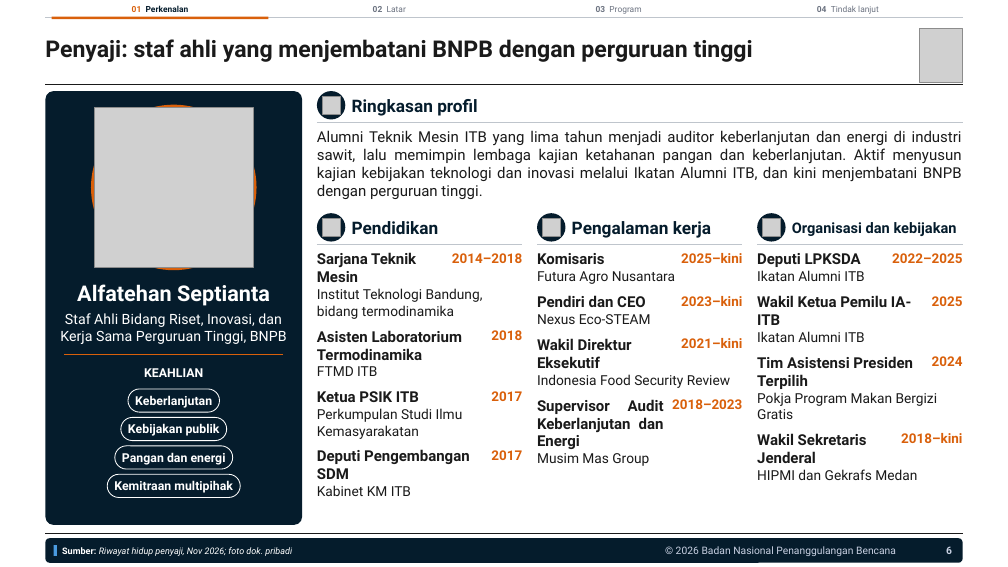
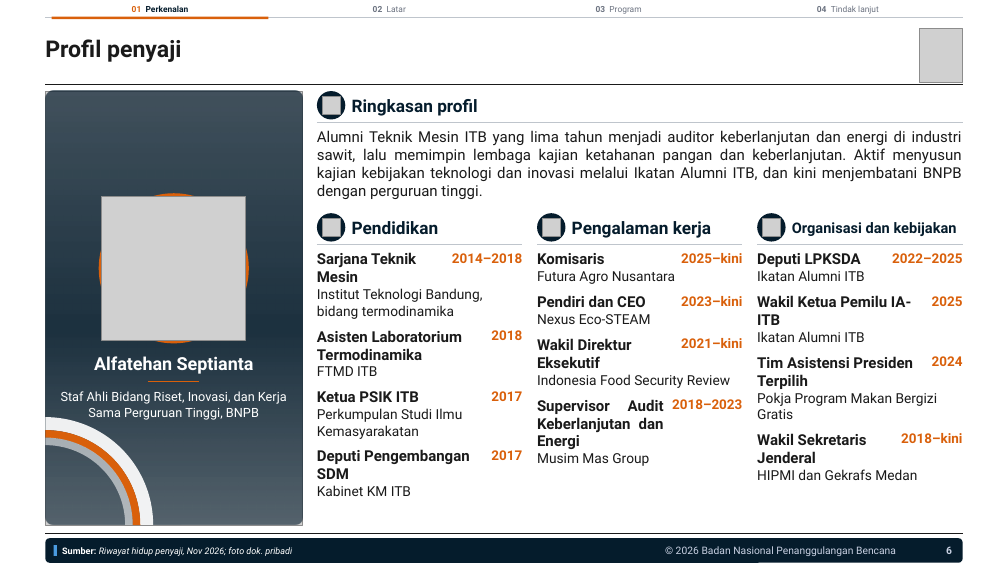
Before and after one commit to terasurbannetwork/poskokarhutla, a slide deck: slide 6 of data/kegiatan-bnpb/kunjungan-kampus/UMY/Paparan Kerja Sama BNPB dengan UMY 041126.pptx. Drawn at 1008x567 pixels with LibreOffice and Linux fonts; fonts in the diff are those of the drawing; grey boxes stand for pictures. Boxes give left, top, right and bottom in pixels: in the first picture for what was removed or moved away, otherwise in the second. Text is boxed around its words. In the diff, an @@ line names an element or a change of style, - is before the commit and + after.

```diff
--- a/data/kegiatan-bnpb/kunjungan-kampus/UMY/Paparan Kerja Sama BNPB dengan UMY 041126.pptx
+++ b/data/kegiatan-bnpb/kunjungan-kampus/UMY/Paparan Kerja Sama BNPB dengan UMY 041126.pptx
@@ text at (45, 39, 181, 62): text changed @@
-Penyaji: staf ahli yang menjembatani BNPB dengan perguruan tinggi
+Profil penyaji
@@ picture added at (45, 91, 302, 525) @@
@@ rounded rectangle added at (45, 91, 302, 525), fill gradient #051C2C @@
@@ ellipse: place and size @@
-ellipse at (91, 104, 256, 270)
+ellipse at (99, 194, 250, 344)
@@ picture: place and size @@
-picture at (95, 108, 254, 268)
+picture at (102, 197, 246, 340)
@@ text "Alfatehan Septianta": place and size @@
-text "Alfatehan Septianta" at (77, 284, 270, 306)
+text "Alfatehan Septianta" at (94, 356, 254, 374)
@@ text "Alfatehan Septianta" at (94, 356, 254, 374): size 20.7 to 17.1 pt @@
@@ line removed from (64, 355) to (284, 355) @@
@@ text "Staf Ahli Bidang Riset, Inovasi, ...": place and size @@
-text "Staf Ahli Bidang Riset, Inovasi, ..." at (60, 313, 287, 344)
+text "Staf Ahli Bidang Riset, Inovasi, ..." at (61, 391, 287, 420)
@@ text "Staf Ahli Bidang Riset, Inovasi, ..." at (61, 391, 287, 420): size 13.5 to 12.1 pt @@
@@ rounded rectangle removed at (128, 389, 219, 413) @@
@@ text removed at (144, 368, 203, 377) @@
-KEAHLIAN
@@ line added from (148, 382) to (200, 382), #D9600B 1.4 pt @@
@@ freeform shape added at (45, 417, 154, 526), fill #FFFFFF at 92% opacity @@
@@ rounded rectangle removed at (121, 417, 227, 441) @@
@@ text removed at (135, 395, 212, 408) @@
-Keberlanjutan
@@ freeform shape added at (45, 430, 141, 526), fill #D9600B @@
@@ freeform shape added at (45, 438, 133, 526), fill #FFFFFF at 55% opacity @@
@@ rounded rectangle removed at (115, 446, 233, 470) @@
@@ text removed at (128, 423, 220, 436) @@
-Kebijakan publik
@@ rounded rectangle removed at (107, 474, 240, 498) @@
@@ text removed at (122, 452, 226, 465) @@
-Pangan dan energi
@@ text removed at (114, 480, 233, 493) @@
-Kemitraan multipihak
```
Also in this commit, not shown: 14 other slides changed, 1 slide added, 1 slide removed, 10 other files.
